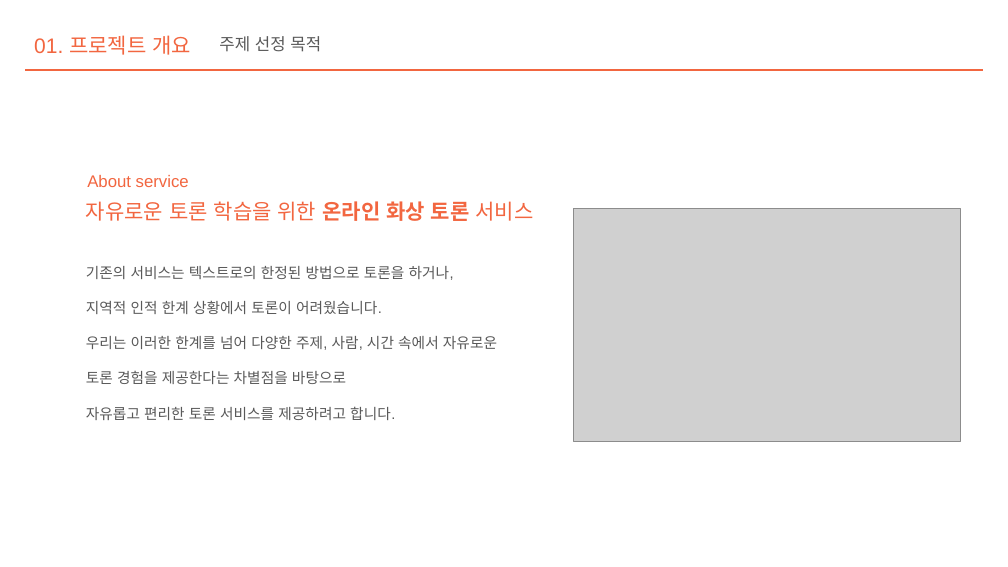
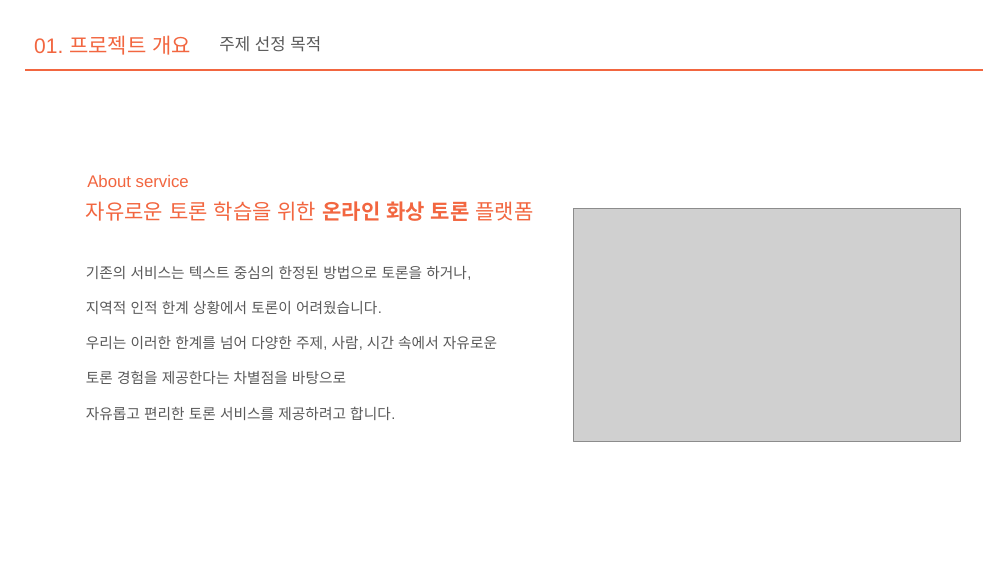
Before and after one commit to YeJinHong/Agora, a slide deck: slide 6 of 산출물/프로젝트관리/중간발표/RestContent_v0.2.pptx. Drawn at 1008x567 pixels with LibreOffice and Linux fonts; fonts in the diff are those of the drawing; grey boxes stand for pictures. Boxes give left, top, right and bottom in pixels: in the first picture for what was removed or moved away, otherwise in the second. Text is boxed around its words. In the diff, an @@ line names an element or a change of style, - is before the commit and + after.

```diff
--- a/산출물/프로젝트관리/중간발표/RestContent_v0.2.pptx
+++ b/산출물/프로젝트관리/중간발표/RestContent_v0.2.pptx
@@ text at bbox=[86, 201, 534, 221]: text changed @@
-자유로운 토론 학습을 위한 온라인 화상 토론 서비스
+자유로운 토론 학습을 위한 온라인 화상 토론 플랫폼
@@ text at bbox=[86, 266, 471, 280]: text changed @@
-기존의 서비스는 텍스트로의 한정된 방법으로 토론을 하거나,
+기존의 서비스는 텍스트 중심의 한정된 방법으로 토론을 하거나,
```
Also in this commit, not shown: 1 other slide changed, 1 slide added, 1 other file.
